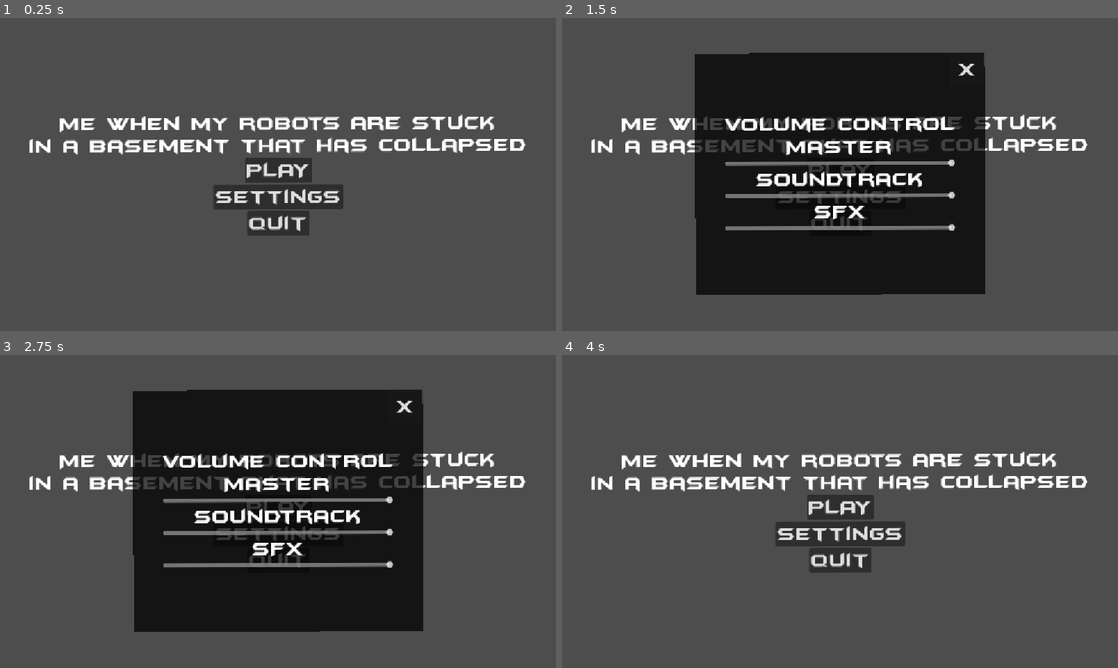
Above: before the commit, frames 1-4 (two rows, left to right).
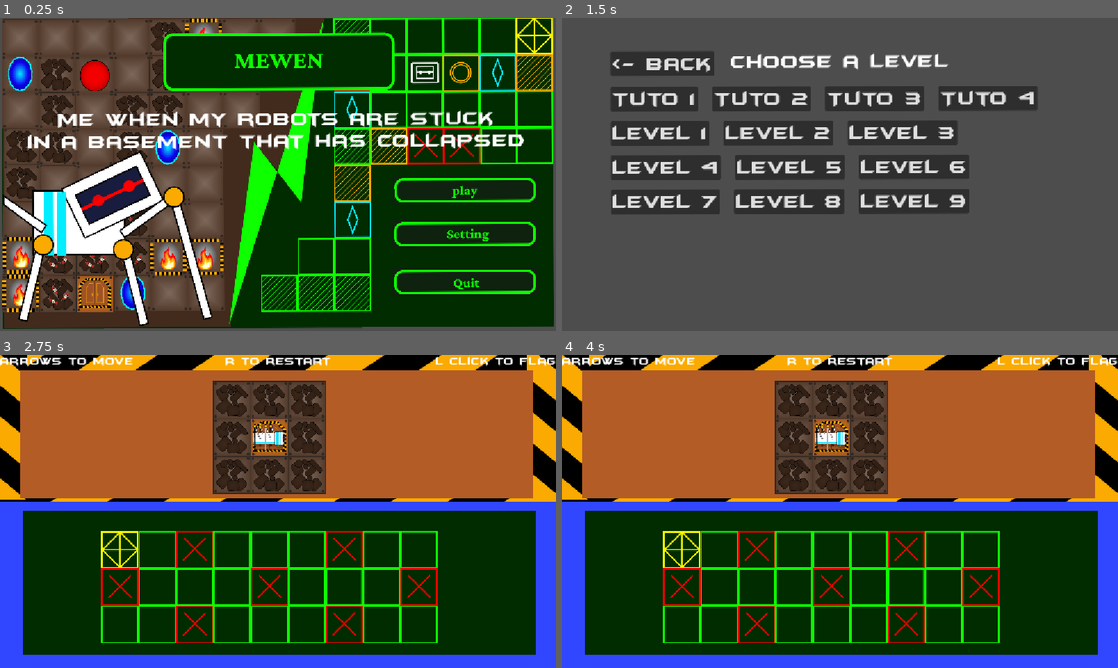
Above: after the commit, the same moments.

Repository: yuesubi/unijam-2026
Game: Godot game, scene res://Scenes/SceneContainers/meta_menu.tscn
Two runs of this game, one before a commit and one after it. Both use one fixed random seed, a clock stepped at 60 frames per second and the inputs below.
Inputs (mouse positions are in pixels of both pictures, inside the frame that each line leads up to; where the layout moved, square brackets give the same spot in the first picture):
- Up to frame 1 (0.25 s): no input
- Up to frame 2 (1.5 s): click (1029, 233) [840, 196] at 0.5 s; click (1029, 190) [840, 171] at 1.25 s
- Up to frame 3 (2.75 s): click (278, 508) at 2 s, where only the run before the commit has a clickable "PLAY"
- Up to frame 4 (4 s): click (967, 408) at 2.75 s, where only the run before the commit has a clickable "X"; tap Enter (ui_accept) at 3.5, 3.77 s; move the mouse to (962, 495) at 3.52 s; hold Right (ui_right) from 3.53 s (still down); click (962, 495) at 3.6 s

The runs differ from the first frame. In frame 1, 90% of the frame differs, in the area x 0-100%, y 0-100%; in frame 2, 45%; in frame 3, 86%; in frame 4, 99%.

Commit message:
Added menu trucs

Diff:
--- a/into-the-maze/Scenes/Menus/main_menu.tscn
+++ b/into-the-maze/Scenes/Menus/main_menu.tscn
@@ -3,6 +3,10 @@
 [ext_resource type="Script" uid="uid://e8jurwjl0y65" path="res://Scripts/Menu/main_menu.gd" id="1_1ehe0"]
 [ext_resource type="Theme" uid="uid://bhf2ge2oemdv2" path="res://Ui/ui_theme.tres" id="1_tt5f1"]
 [ext_resource type="PackedScene" uid="uid://bsbcv6n746omc" path="res://Scenes/Panels/volume_panel.tscn" id="2_48xlc"]
+[ext_resource type="Texture2D" uid="uid://b68dfdk2a3ev7" path="res://Assets/Menu.png" id="2_aur2u"]
+[ext_resource type="Texture2D" uid="uid://cnx4m0p1xrhru" path="res://Assets/Menus/Group 155.png" id="4_neey8"]
+[ext_resource type="Texture2D" uid="uid://p2cl6in23fwh" path="res://Assets/Menus/Setting.png" id="5_4fgt5"]
+[ext_resource type="Texture2D" uid="uid://sy5rbilfokwa" path="res://Assets/Menus/Quit.png" id="6_j4kqa"]
 
 [sub_resource type="Theme" id="Theme_1htm7"]
 
@@ -17,6 +21,52 @@
 theme = SubResource("Theme_1htm7")
 script = ExtResource("1_1ehe0")
 
+[node name="Menu" type="Sprite2D" parent="." unique_id=1712189689]
+position = Vector2(574.1179, 322.86166)
+scale = Vector2(0.5944793, 0.5924247)
+texture = ExtResource("2_aur2u")
+
+[node name="Title" type="Label" parent="." unique_id=1410718139]
+layout_mode = 0
+offset_left = -483.74124
+offset_top = 190.1247
+offset_right = 1629.2588
+offset_bottom = 279.1247
+theme = ExtResource("1_tt5f1")
+text = "Me when my robots are stuck
+in a basement that has collapsed"
+horizontal_alignment = 1
+
+[node name="PlayButton" type="Button" parent="." unique_id=1805315087]
+layout_mode = 0
+offset_left = 811.7214
+offset_top = 331.15167
+offset_right = 1112.7214
+offset_bottom = 389.15167
+size_flags_horizontal = 4
+theme = ExtResource("1_tt5f1")
+icon = ExtResource("4_neey8")
+
+[node name="SettingsButton" type="Button" parent="." unique_id=1481655231]
+layout_mode = 0
+offset_left = 811.3683
+offset_top = 422.15097
+offset_right = 1112.3683
+offset_bottom = 480.15097
+size_flags_horizontal = 4
+theme = ExtResource("1_tt5f1")
+icon = ExtResource("5_4fgt5")
+
+[node name="QuitButton" type="Button" parent="." unique_id=2018511787]
+layout_mode = 0
+offset_left = 810.98425
+offset_top = 521.1502
+offset_right = 1111.9843
+offset_bottom = 579.1502
+size_flags_horizontal = 4
+theme = ExtResource("1_tt5f1")
+icon = ExtResource("6_j4kqa")
+
 [node name="VBoxContainer" type="VBoxContainer" parent="." unique_id=58732200]
 layout_mode = 1
 anchors_preset = 14
@@ -26,34 +76,9 @@
 offset_left = -480.91156
 offset_top = -125.13504
 offset_right = 480.08838
-offset_bottom = 128.86496
+offset_bottom = -39.286194
 grow_horizontal = 2
 grow_vertical = 2
-
-[node name="Title" type="Label" parent="VBoxContainer" unique_id=1410718139]
-layout_mode = 2
-theme = ExtResource("1_tt5f1")
-text = "Me when my robots are stuck
-in a basement that has collapsed"
-horizontal_alignment = 1
-
-[node name="PlayButton" type="Button" parent="VBoxContainer" unique_id=1805315087]
-layout_mode = 2
-size_flags_horizontal = 4
-theme = ExtResource("1_tt5f1")
-text = "PLAY"
-
-[node name="SettingsButton" type="Button" parent="VBoxContainer" unique_id=1481655231]
-layout_mode = 2
-size_flags_horizontal = 4
-theme = ExtResource("1_tt5f1")
-text = "Settings"
-
-[node name="QuitButton" type="Button" parent="VBoxContainer" unique_id=2018511787]
-layout_mode = 2
-size_flags_horizontal = 4
-theme = ExtResource("1_tt5f1")
-text = "Quit"
 
 [node name="VolumePanel" parent="." unique_id=1826358502 instance=ExtResource("2_48xlc")]
 unique_name_in_owner = true
@@ -64,10 +89,10 @@
 offset_right = 299.1098
 offset_bottom = 251.08801
 
-[connection signal="mouse_entered" from="VBoxContainer/PlayButton" to="." method="_on_play_button_mouse_entered"]
-[connection signal="pressed" from="VBoxContainer/PlayButton" to="." method="_on_play_button_pressed"]
-[connection signal="mouse_entered" from="VBoxContainer/SettingsButton" to="." method="_on_settings_button_mouse_entered"]
-[connection signal="pressed" from="VBoxContainer/SettingsButton" to="." method="_on_settings_button_pressed"]
-[connection signal="mouse_entered" from="VBoxContainer/QuitButton" to="." method="_on_quit_button_mouse_entered"]
-[connection signal="pressed" from="VBoxContainer/QuitButton" to="." method="_on_quit_button_pressed"]
+[connection signal="mouse_entered" from="PlayButton" to="." method="_on_play_button_mouse_entered"]
+[connection signal="pressed" from="PlayButton" to="." method="_on_play_button_pressed"]
+[connection signal="mouse_entered" from="SettingsButton" to="." method="_on_settings_button_mouse_entered"]
+[connection signal="pressed" from="SettingsButton" to="." method="_on_settings_button_pressed"]
+[connection signal="mouse_entered" from="QuitButton" to="." method="_on_quit_button_mouse_entered"]
+[connection signal="pressed" from="QuitButton" to="." method="_on_quit_button_pressed"]
 [connection signal="on_back_clicked" from="VolumePanel" to="." method="_on_volume_panel_on_back_clicked"]
Binary file added: into-the-maze/Assets/Menu.png
Not shown, added: into-the-maze/Assets/Menu.png.import
Binary file added: into-the-maze/Assets/Menus/Credit.png
Not shown, added: into-the-maze/Assets/Menus/Credit.png.import
Binary file added: into-the-maze/Assets/Menus/Group 155.png
Not shown, added: into-the-maze/Assets/Menus/Group 155.png.import
Binary file added: into-the-maze/Assets/Menus/Quit.png
Not shown, added: into-the-maze/Assets/Menus/Quit.png.import
Binary file added: into-the-maze/Assets/Menus/Setting.png
Not shown, added: into-the-maze/Assets/Menus/Setting.png.import
Not shown, added: into-the-maze/Assets/Menus/Group 155.png~
Not shown, added: into-the-maze/Assets/Menus/Quit.png~
(and 1 more such lines)
